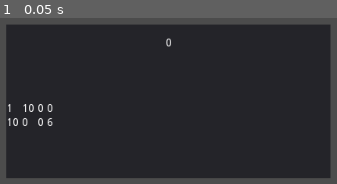
Above: before the commit, frame 1.
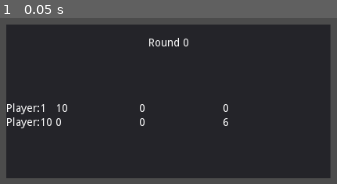
Above: after the commit, the same moment.

Repository: game-prototypes/hanafuda
Game: Godot game, scene res://scenes/tests/point_counter_test.tscn
Two runs of this game, one before a commit and one after it. Both use one fixed random seed, a clock stepped at 60 frames per second and the inputs below. This scene is started directly instead of the project's main scene. The engine's default icon, where the game draws it, is replaced by a stand-in: a white triangle on a blue panel in a dark square.
Inputs:
- Up to frame 1 (0.05 s): no input

The runs differ from the first frame. In frame 1, 1.6% of the frame differs, in the area x 2-68%, y 12-67%.

Commit message:
point_counter improvements and deck fix

Diff:
--- a/autoload/scene_switcher.gd
+++ b/autoload/scene_switcher.gd
@@ -11,9 +11,6 @@
 func switch_to_game_round_scene():
 	_switch_to_scene(game_round_scene)
 
-func reset_scene():
-	get_tree().reload_current_scene()
-
 func _switch_to_scene(scene:PackedScene):
 	var res=get_tree().change_scene_to(scene)
 	assert(res==OK, "Cannot load scene")
--- a/entities/deck/deck.gd
+++ b/entities/deck/deck.gd
@@ -13,8 +13,9 @@
 	pass
 
 func reset():
-	cards_left=Array(cards)
+	cards_left=[]+cards # clone
 	#Delete all cards in $DealedCards
+	assert(size()==48, "Not enough cards in ready: "+String(size()))
 
 func size()->int:
 	return cards_left.size()
--- a/entities/point_counter/point_counter.gd
+++ b/entities/point_counter/point_counter.gd
@@ -7,7 +7,7 @@
 
 # Called when the node enters the scene tree for the first time.
 func _ready():
-	round_label.text=String(GameState.current_round)
+	round_label.text="Round "+String(GameState.current_round)
 
 
 func fill_table(players:Array):
@@ -17,7 +17,7 @@
 
 func fill_table_row(player:PlayerInfo, max_rounds:int):
 	var name_label=Label.new()
-	name_label.text=String(player.id)
+	name_label.text="Player:"+String(player.id)
 	points_table.add_child(name_label)
 
 	for round_index in range(max_rounds):
@@ -25,4 +25,5 @@
 		if player.points_per_round.size() > round_index:
 			var points=player.points_per_round[round_index]
 			points_label.text=String(points)
+			points_label.size_flags_horizontal=SIZE_EXPAND
 		points_table.add_child(points_label)
--- a/scenes/game_round.gd
+++ b/scenes/game_round.gd
@@ -62,7 +62,7 @@
 	#if current_round==12: #13th round
 	#	end_match()
 	#else:
-	SceneSwitcher.reset_scene()
+	SceneSwitcher.switch_to_game_round_scene()
 
 func end_match():
 	print("End Match")
